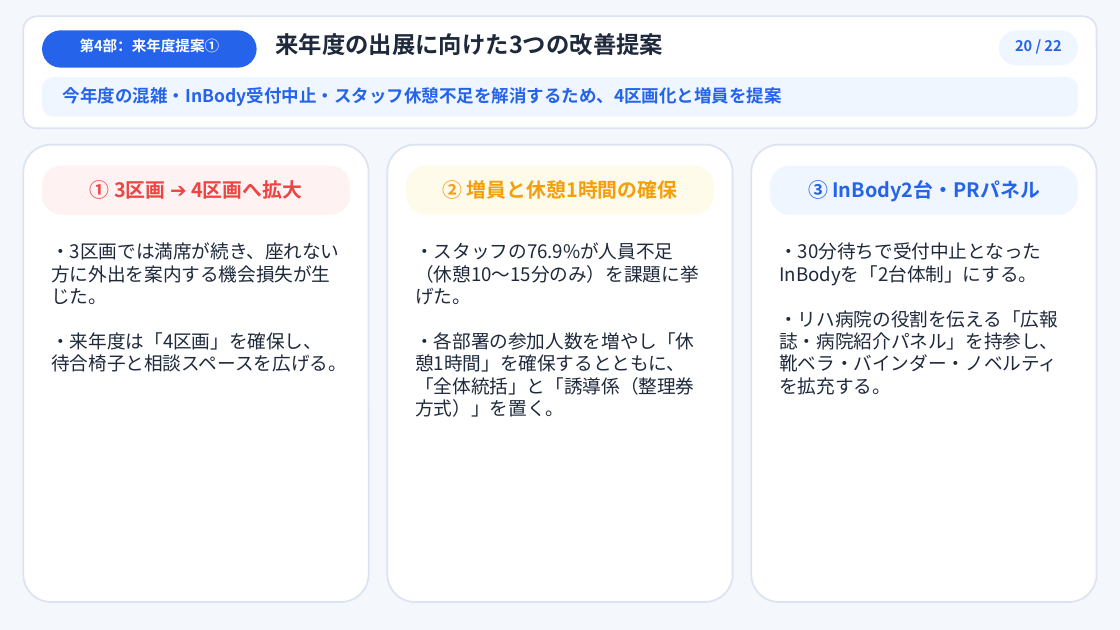
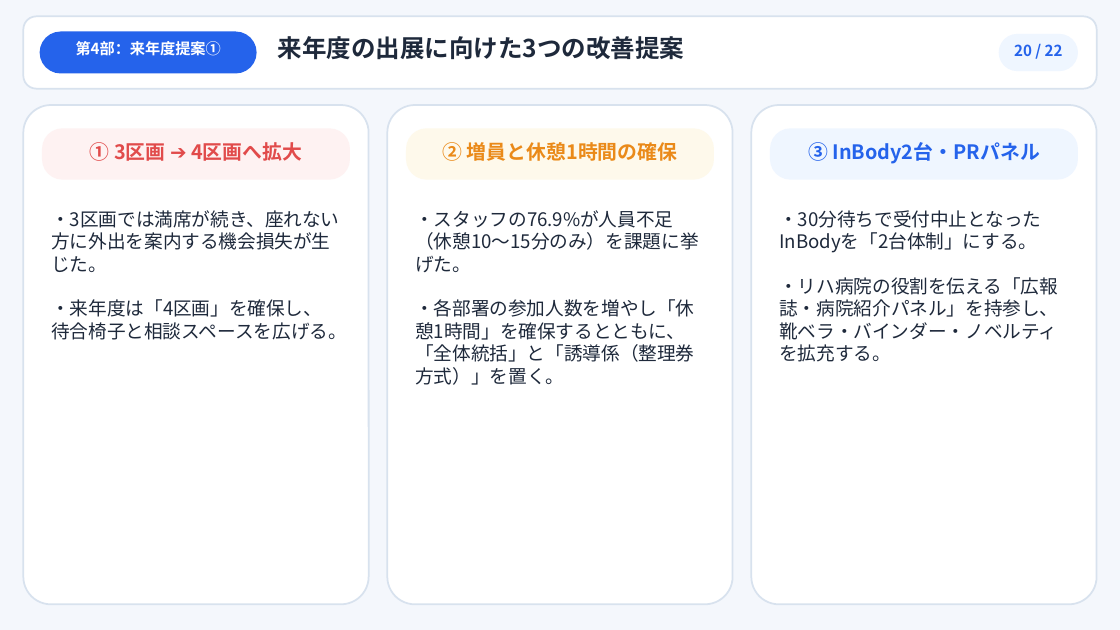
Before and after one commit to noriyukihoshina/yachiyo-survey-analyzer, a slide deck: slide 20 of report_presentation.pptx. Drawn at 1120x630 pixels with LibreOffice and Linux fonts; fonts in the diff are those of the drawing. Boxes give left, top, right and bottom in pixels: in the first picture for what was removed or moved away, otherwise in the second. Text is boxed around its words. In the diff, an @@ line names an element or a change of style, - is before the commit and + after.

```diff
--- a/report_presentation.pptx
+++ b/report_presentation.pptx
@@ rectangle at <box>0,0,1120,630</box>: fill #F4F7FB to #F4F7FC @@
@@ rounded rectangle: place and size @@
-rounded rectangle at <box>24,16,1097,128</box>
+rounded rectangle at <box>24,16,1097,88</box>
@@ rounded rectangle at <box>24,16,1097,88</box>: outline #DBE4F0 1.5 pt to #D8E2EE 1.5 pt; proportions changed @@
@@ text "来年度の出展に向けた3つの改善提案" at <box>278,36,684,60</box>: size 20 to 21 pt @@
@@ text "第4部：来年度提案①" at <box>76,41,221,56</box>: size 12.5 to 13 pt @@
@@ rounded rectangle: place and size @@
-rounded rectangle at <box>42,30,257,67</box>
+rounded rectangle at <box>39,32,256,74</box>
@@ text "20 / 22" at <box>1014,44,1063,56</box>: size 12.5 to 13 pt @@
@@ rounded rectangle: place and size @@
-rounded rectangle at <box>999,30,1078,66</box>
+rounded rectangle at <box>999,34,1078,71</box>
@@ rounded rectangle removed at <box>42,77,1078,117</box> @@
@@ text removed at <box>63,87,782,106</box> @@
-今年度の混雑・InBody受付中止・スタッフ休憩不足を解消するため、4区画化と増員を提案
@@ rounded rectangle: place and size @@
-rounded rectangle at <box>24,145,369,602</box>
+rounded rectangle at <box>24,105,369,604</box>
@@ rounded rectangle: place and size @@
-rounded rectangle at <box>387,145,733,602</box>
+rounded rectangle at <box>387,105,733,604</box>
@@ outline #DBE4F0 1.5 pt to #D8E2EE 1.5 pt in 3 elements at <box>24,105,369,604</box>, <box>387,105,733,604</box>, <box>751,105,1096,604</box> @@
@@ rounded rectangle: place and size @@
-rounded rectangle at <box>751,145,1096,602</box>
+rounded rectangle at <box>751,105,1096,604</box>
@@ text "① 3区画 ➔ 4区画へ拡大" at <box>90,142,302,161</box>: text colour #EF4444 to #E14B4B @@
@@ 3 texts, 3 rounded rectangles: place and size @@
-3 texts, 3 rounded rectangles at <box>42,166,1079,395</box>
+3 texts, 3 rounded rectangles at <box>42,129,1079,362</box>
@@ text "② 増員と休憩1時間の確保" at <box>443,142,677,161</box>: text colour #F59E0B to #EA8A19 @@
@@ rounded rectangle at <box>406,129,714,180</box>: fill #FFFBEB to #FEF9EB @@
@@ 3 texts: place and size @@
-3 texts at <box>90,180,1039,202</box>
+3 texts at <box>90,142,1039,164</box>
```
Also in this commit, not shown: 21 other slides changed, 3 other files.
